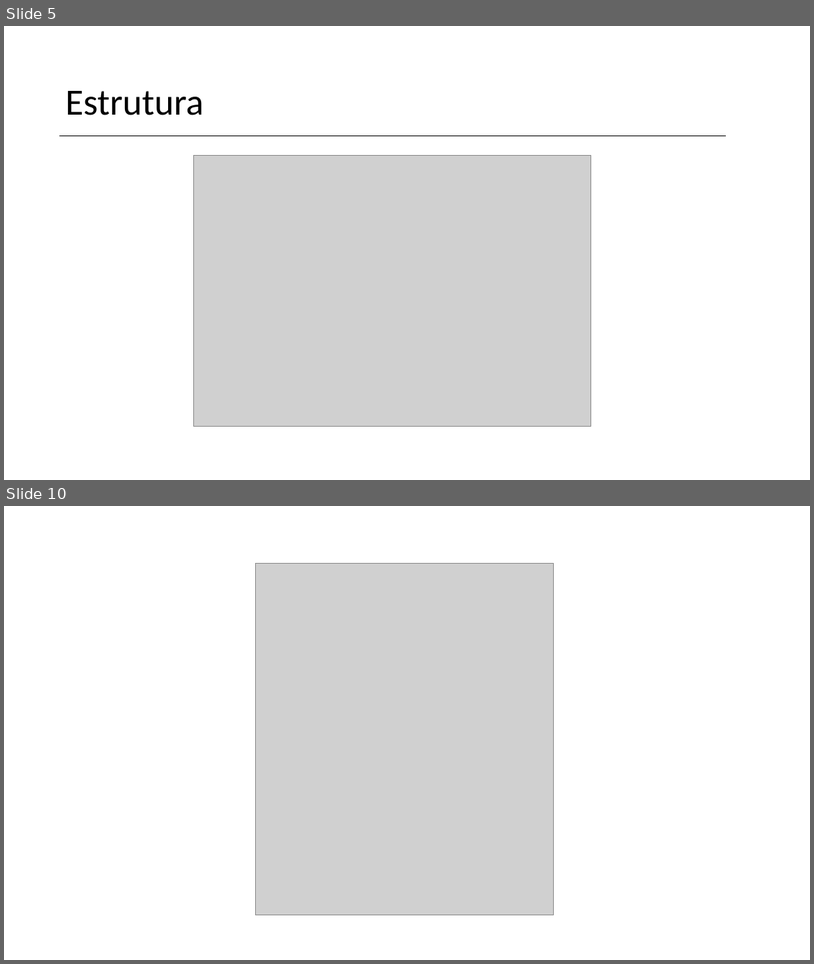
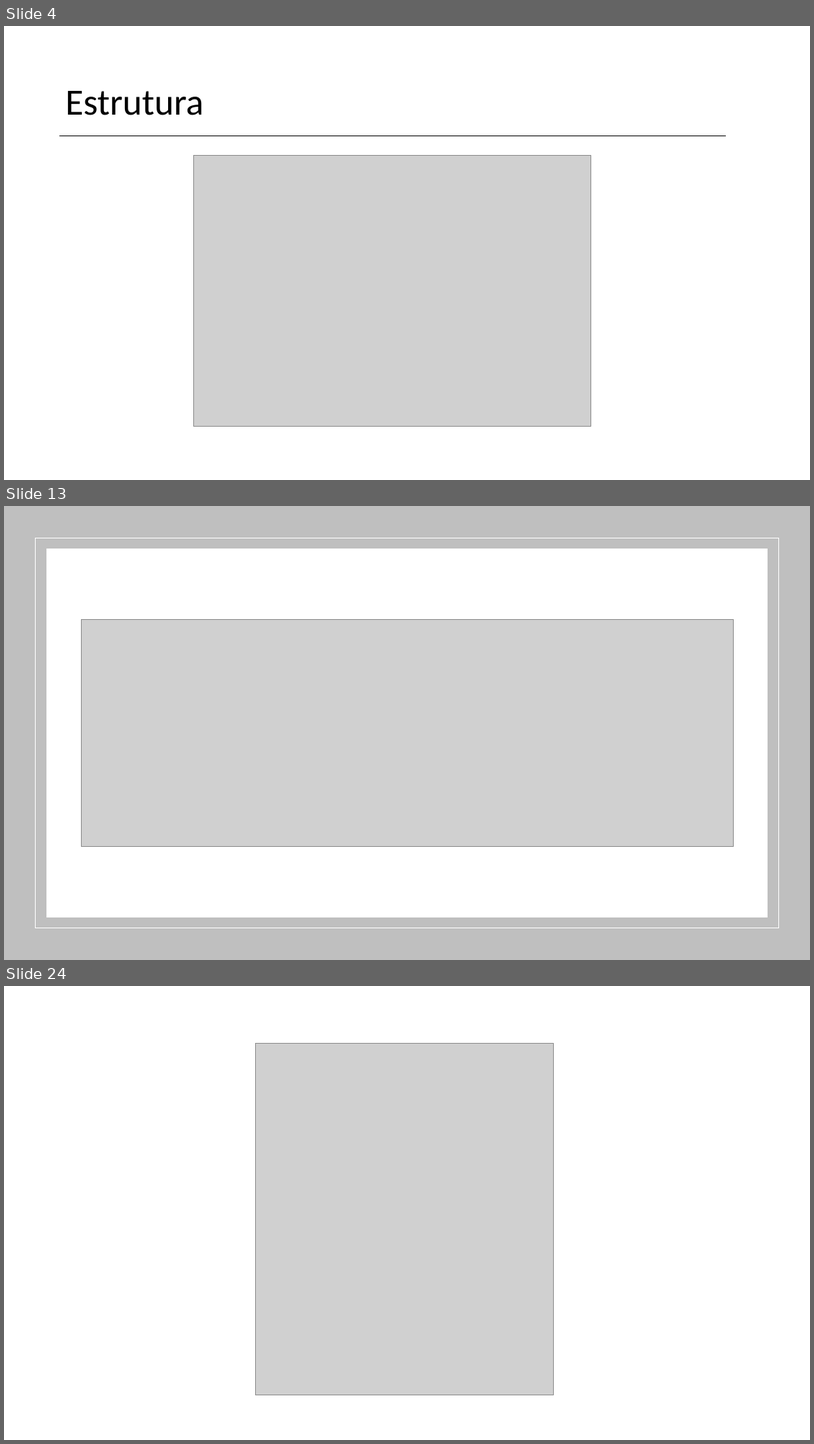
Before and after one commit to vanessa-silva/TABD-datawarehouse, a slide deck: Data-Warehouse.pptx. Shown one above the other, each under a label of ours: slides 5 and 10 before the commit, slides 4, 13 and 24 after it; the slides between them are not shown. The pictures are 814x964 and 814x1444 pixels, drawn with LibreOffice and Linux fonts; fonts in the diff are those of the drawing; grey boxes stand for pictures; background and template pictures are left out. Boxes give left, top, right and bottom in pixels: in the first picture for what was removed or moved away, otherwise in the second. Text is boxed around its words. In the diff, an @@ line names an element or a change of style, - is before the commit and + after.

```diff
--- a/Data-Warehouse.pptx
+++ b/Data-Warehouse.pptx
@@ slide 13 added at (x1=4, y1=506, x2=810, y2=960), background picture (left out) @@
@@ rectangle added at (x1=4, y1=506, x2=810, y2=960), fill #BFBFBF @@
@@ rectangle added at (x1=36, y1=538, x2=779, y2=928), outline #FFFFFF 1 pt @@
@@ rectangle added at (x1=46, y1=548, x2=768, y2=917), fill #FFFFFF @@
@@ picture added at (x1=81, y1=620, x2=733, y2=847) @@
@@ what was slide 5 is now slide 4 @@
@@ what was slide 10 is now slide 24 @@
```
Also in this commit, not shown: 2 slides changed, 16 other slides added, 3 slides removed, 16 other files.
